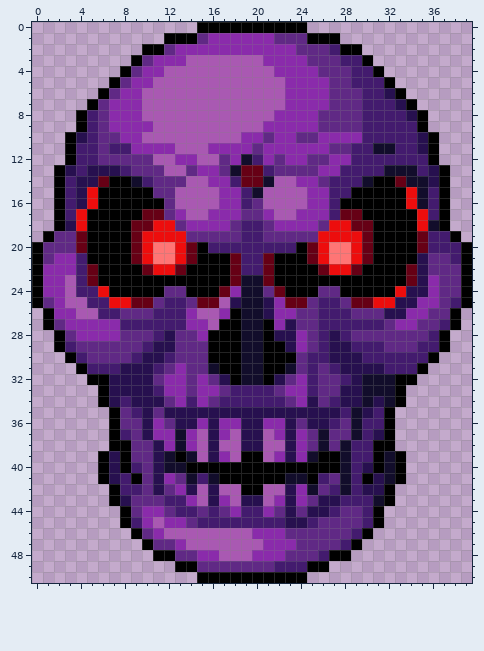
Edited in one commit: pixel-art sprite (Assets/Textures/EModeResprites/NPC_68.png). The picture above was drawn from the file before the commit.
The file is 80x102 pixels, drawn in blocks of 2x2; one block is one cell here.
Now the later version:
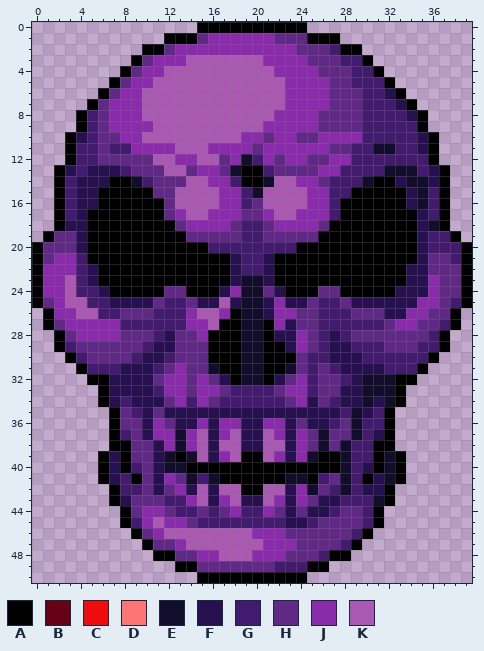
Palette (. is transparent): A #000000  B #660015  C #ed0d0d  D #ff7575  E #120d2b  F #27104f  G #431b6e  H #602985  J #8a2bab  K #a959b2
The edit:
y 13: x 19..20 BB -> AA
y 14: x 6 B -> F; x 19..20 BB -> AA; x 33 B -> F
y 15..16: x 5 C -> F; x 34 C -> F
y 17: x 4 C -> F; x 10..11 BB -> AA; x 28..29 BB -> AA; x 35 C -> F
y 18: x 4 C -> F; x 9..12 BBCC -> AAAA; x 27..30 CCBB -> AAAA; x 35 C -> F
y 19: x 4 B -> F; x 9..13 BCCCC -> AAAAA; x 26..30 CCCCB -> AAAAA; x 35 B -> F
y 20: x 4 B -> F; x 9..14 BCDDCB -> AAAAAA; x 25..30 BCDDCB -> AAAAAA; x 35 B -> F
y 21: x 9..14 BCDDCB -> AAAAAA; x 18 B -> F; x 21 B -> F; x 25..30 BCDDCB -> AAAAAA
y 22: x 5 B -> F; x 10..13 BCCB -> AAAA; x 18 B -> F; x 21 B -> F; x 26..29 BCCB -> AAAA; x 34 B -> F
y 23: x 5 B -> F; x 18 B -> F; x 21 B -> F; x 34 B -> F
y 24: x 6 C -> F; x 17 B -> F; x 22 B -> F; x 33 C -> F
y 25: x 7..10 CCBB -> FFFF; x 15..16 BB -> FF; x 23..24 BB -> FF; x 29..32 BBCC -> FFFF
Where, in picture pixels (left, top, right, bottom), the same in both pictures:
changed: (76, 165, 428, 308)
